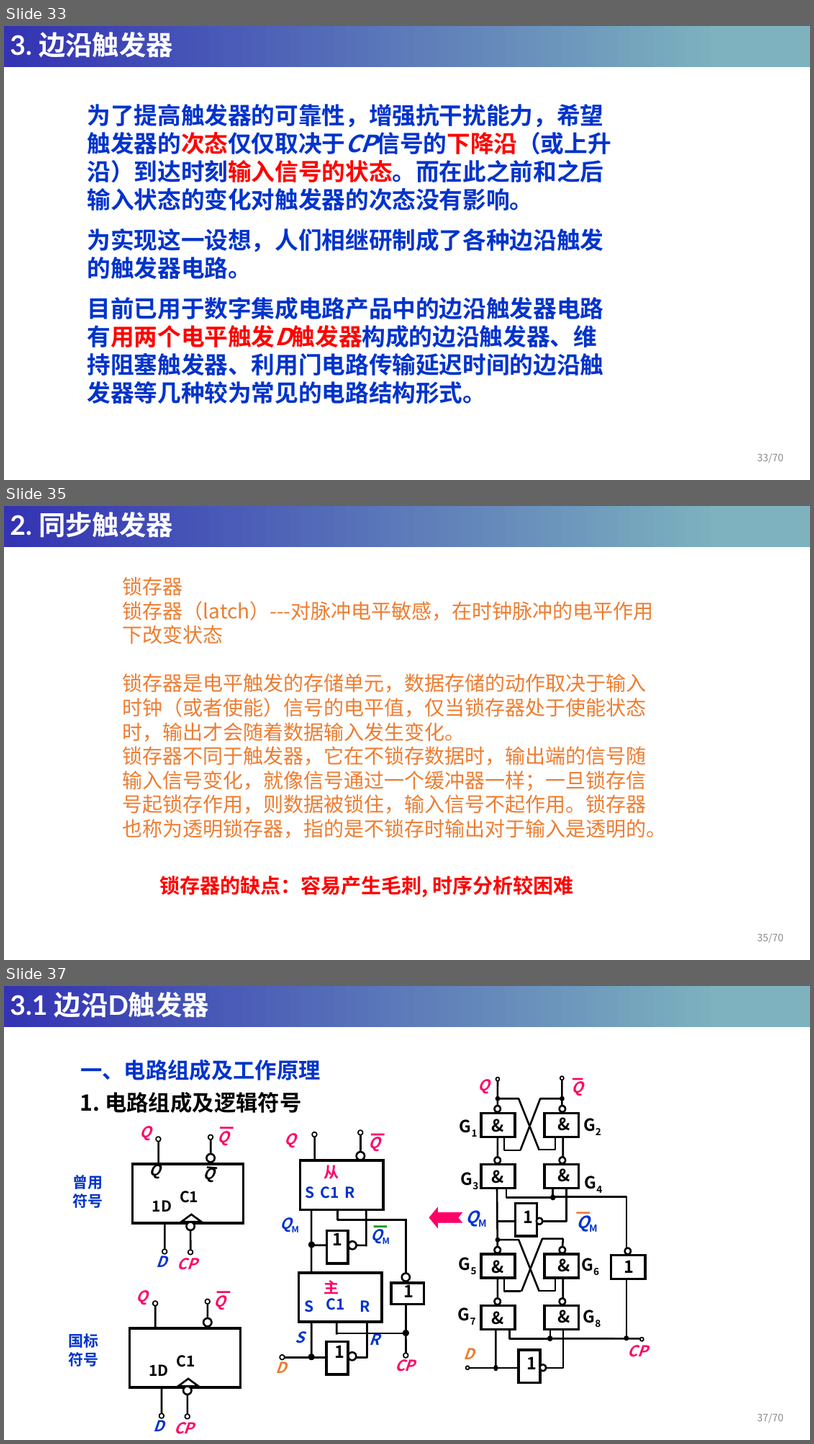
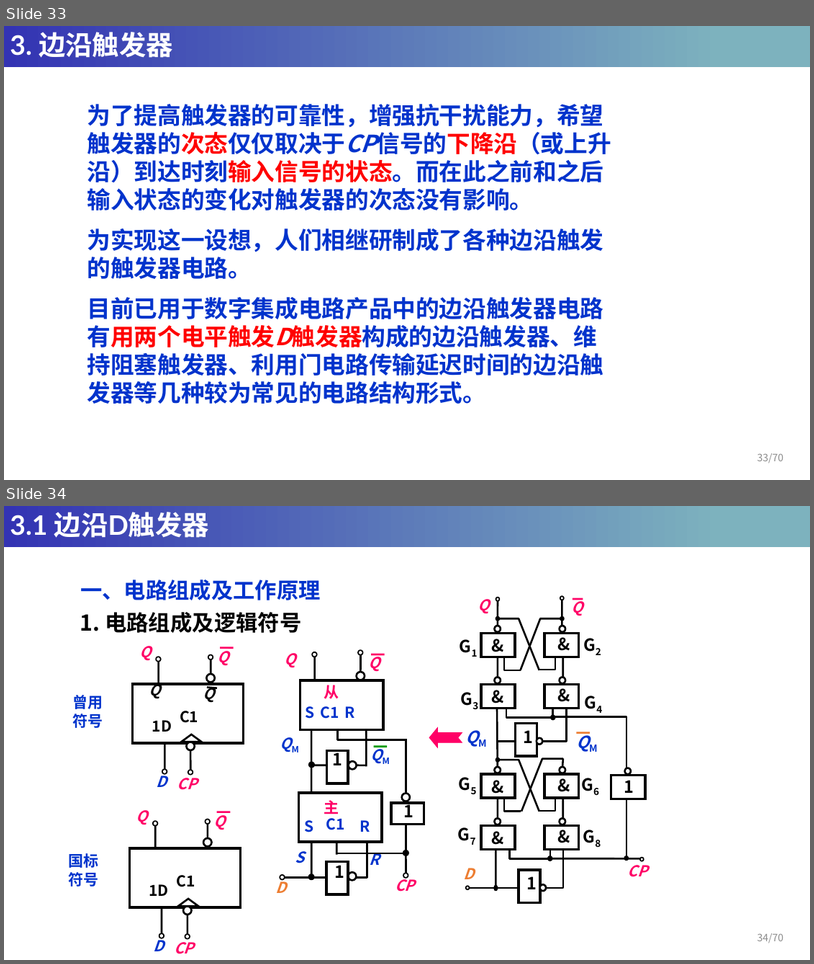
Before and after one commit to HeyuanMingong/heyuanmingong.github.io, a slide deck: DC/5. 第五章-触发器.pptx. Shown one above the other, each under a label of ours: slides 33, 35 and 37 before the commit, slides 33 and 34 after it; the slides between them are not shown. The pictures are 814x1444 and 814x964 pixels, drawn with LibreOffice and Linux fonts; fonts in the diff are those of the drawing. Boxes give left, top, right and bottom in pixels: in the first picture for what was removed or moved away, otherwise in the second. Text is boxed around its words. In the diff, an @@ line names an element or a change of style, - is before the commit and + after.

```diff
--- a/DC/5. 第五章-触发器.pptx
+++ b/DC/5. 第五章-触发器.pptx
@@ slide 35 removed at bbox=[4, 506, 810, 960], background #FFFFFF; not listed: 1 template element that a slide beside it also shows @@
@@ title removed at bbox=[10, 512, 173, 538] @@
-2. 同步触发器
@@ text removed at bbox=[123, 577, 667, 838] @@
-锁存器
-锁存器（latch）---对脉冲电平敏感，在时钟脉冲的电平作用下改变状态
-锁存器是电平触发的存储单元，数据存储的动作取决于输入时钟（或者使能）信号的电平值，仅当锁存器处于使能状态时，输出才会随着数据输入发生变化。
-锁存器不同于触发器，它在不锁存数据时，输出端的信号随输入信号变化，就像信号通过一个缓冲器一样；一旦锁存信号起锁存作用，则数据被锁住，输入信号不起作用。锁存器也称为透明锁存器，指的是不锁存时输出对于输入是透明的。
@@ text removed at bbox=[160, 875, 574, 897] @@
-锁存器的缺点：容易产生毛刺, 时序分析较困难
@@ page number removed at bbox=[758, 933, 784, 943] @@
-35/70
@@ what was slide 37 is now slide 34 @@
@@ page number at bbox=[758, 933, 784, 943]: text changed @@
-37/70
+34/70
```
Also in this commit, not shown: 2 other slides removed, 4 other files.
